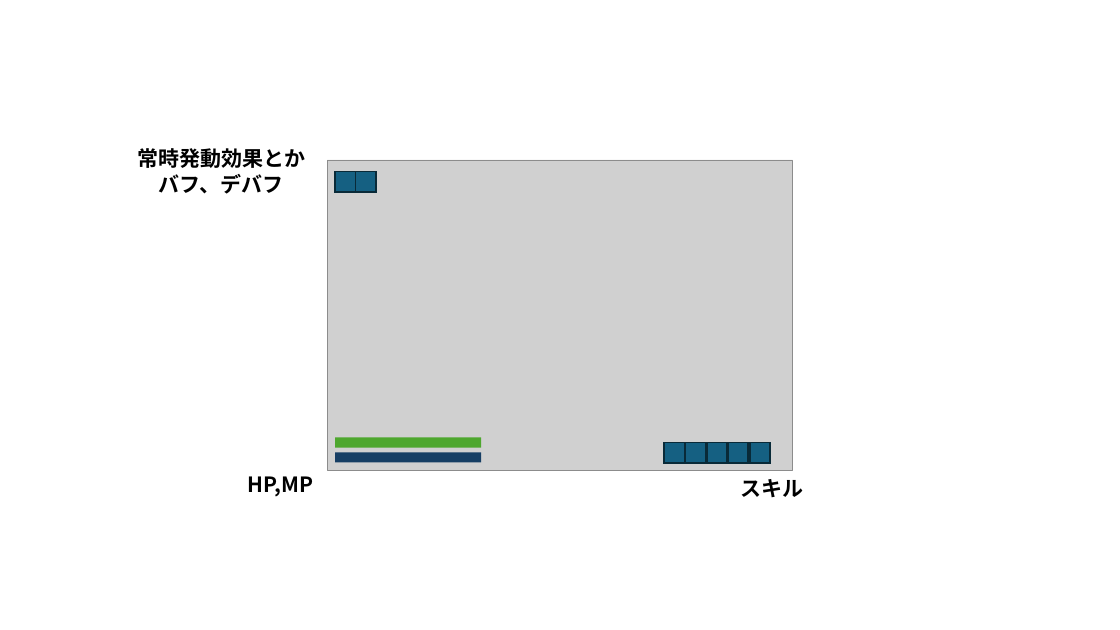
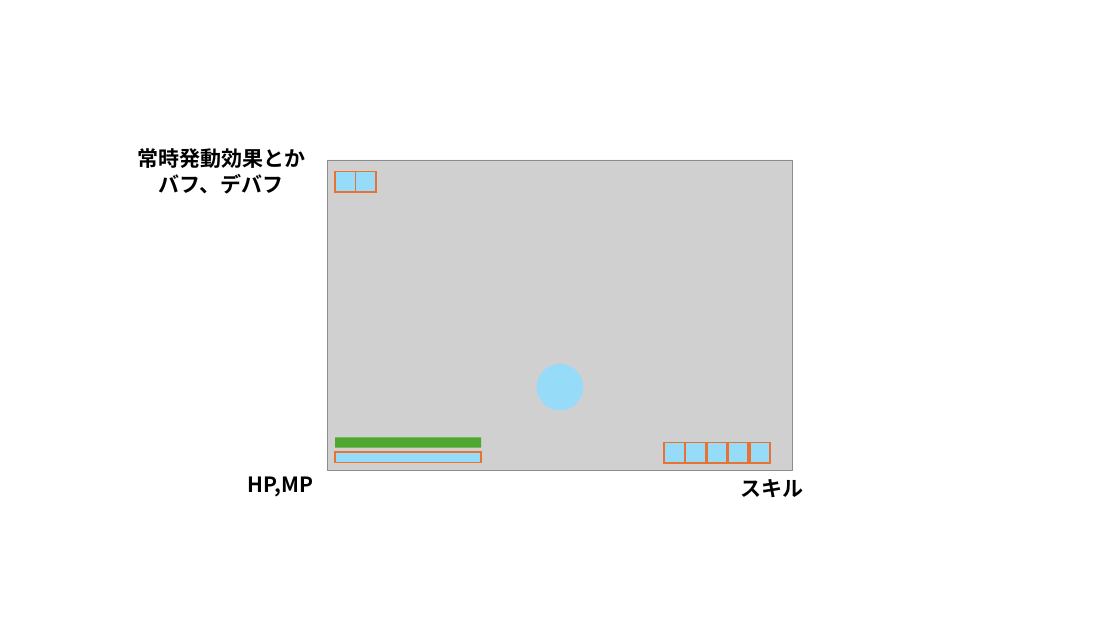
Before and after one commit to KDT-Takai/POE, a slide deck: slide 4 of ゲーム制作.pptx (slide 5 before the commit). Drawn at 1120x630 pixels with LibreOffice and Linux fonts; fonts in the diff are those of the drawing; grey boxes stand for pictures. Boxes give left, top, right and bottom in pixels: in the first picture for what was removed or moved away, otherwise in the second. Text is boxed around its words. In the diff, an @@ line names an element or a change of style, - is before the commit and + after.

```diff
--- a/ゲーム制作.pptx
+++ b/ゲーム制作.pptx
@@ fill #156082 to #96DCF8; outline #092A39 1.5 pt to #E97132 1.5 pt in 7 elements at bbox=[665, 443, 685, 463], bbox=[686, 443, 706, 463], bbox=[707, 443, 727, 463], bbox=[728, 443, 749, 463], bbox=[750, 443, 770, 463], bbox=[335, 171, 355, 192], bbox=[355, 171, 376, 192] @@
@@ ellipse added at bbox=[537, 364, 583, 410], fill #96DCF8 @@
@@ rectangle at bbox=[335, 452, 481, 462]: fill #163E64 to #96DCF8; outline none to #E97132 1.5 pt @@
```
Also in this commit, not shown: 1 other slide changed, 1 slide added, 9 other files.
